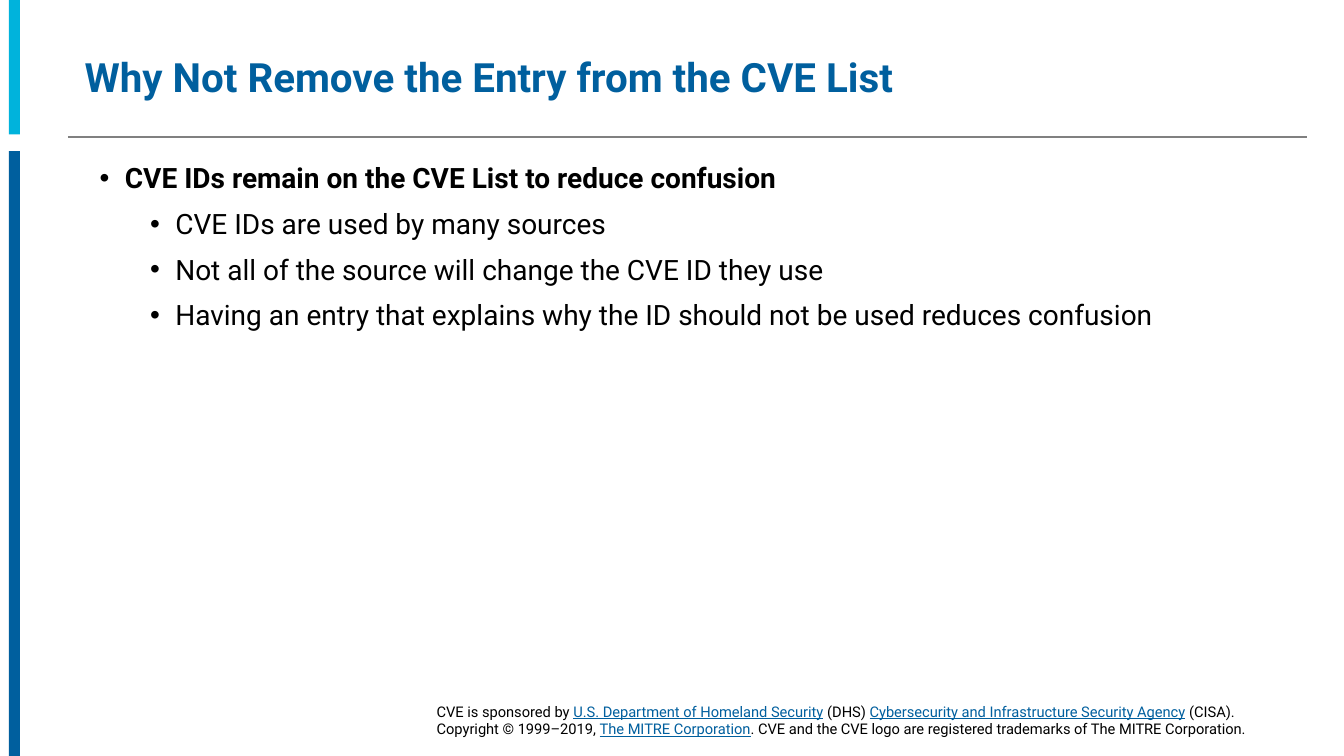
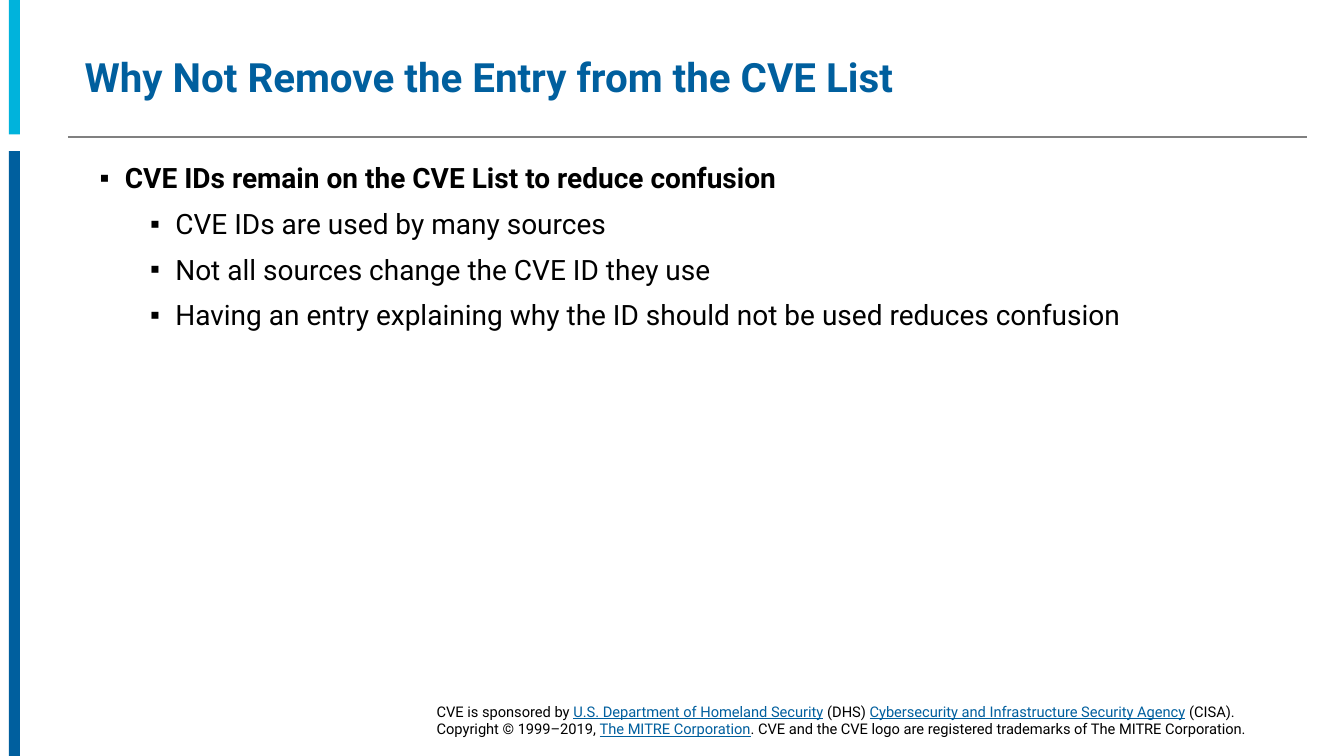
Before and after one commit to CVEProject/cveproject.github.io, a slide deck: slide 42 of docs/cna/CNA_Processes.pptx (slide 41 before the commit). Drawn at 1344x756 pixels with LibreOffice and Linux fonts; fonts in the diff are those of the drawing; background and template pictures are left out. Boxes give left, top, right and bottom in pixels: in the first picture for what was removed or moved away, otherwise in the second. Text is boxed around its words. In the diff, an @@ line names an element or a change of style, - is before the commit and + after.

```diff
--- a/docs/cna/CNA_Processes.pptx
+++ b/docs/cna/CNA_Processes.pptx
@@ text at box(175, 259, 1120, 331): text changed @@
-  • Not all of the source will change the CVE ID they use
-  • Having an entry that explains why the ID should not be used reduces confusion
+  ▪ Not all sources change the CVE ID they use
+  ▪ Having an entry explaining why the ID should not be used reduces confusion
```
Also in this commit, not shown: 16 other slides changed, 2 slides added, 2 slides removed.
